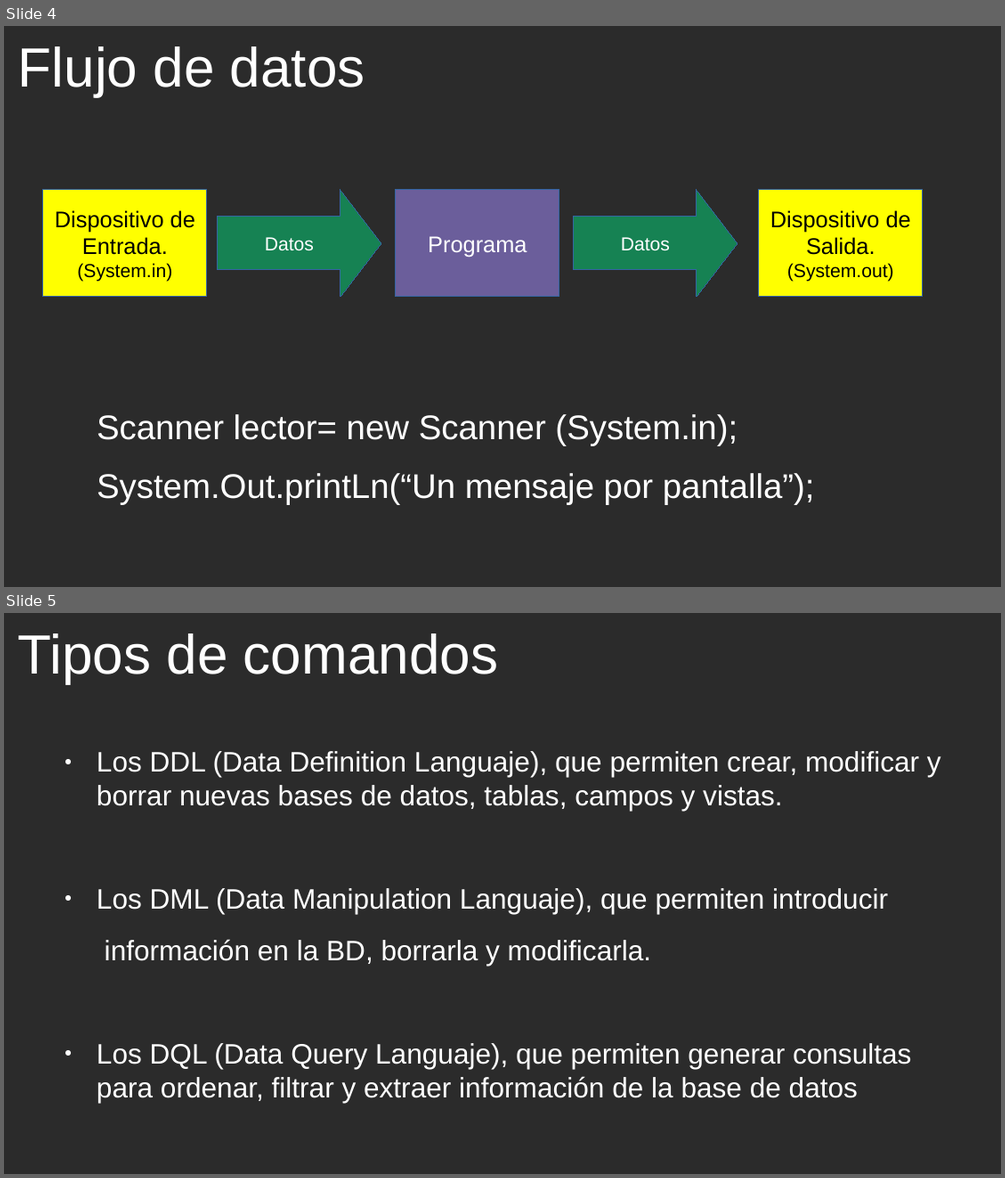
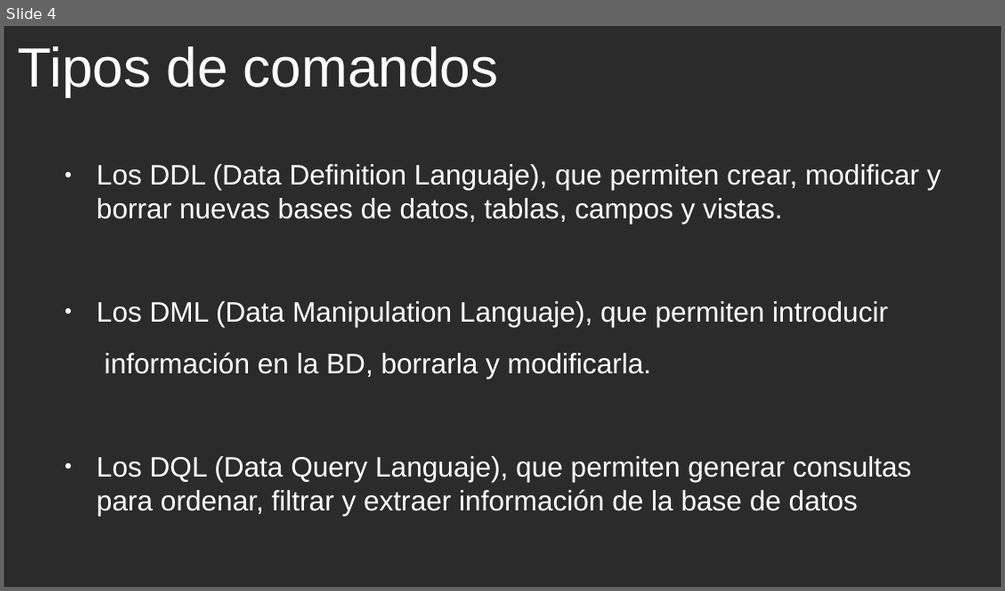
Before and after one commit to cmorenoruiz/ApuntesProgramacion, a slide deck: Unidad 13 Acceso a Bases de Datos/Acceso a BD Presentación para clase.odp. Shown one above the other, each under a label of ours: slides 4 and 5 before the commit, slide 4 after it. The pictures are 1005x1178 and 1005x591 pixels, drawn with LibreOffice and Linux fonts; fonts in the diff are those of the drawing; background and template pictures are left out; a plain dark background stands for a picture behind light text. Boxes give left, top, right and bottom in pixels: in the first picture for what was removed or moved away, otherwise in the second. Text is boxed around its words. In the diff, an @@ line names an element or a change of style, - is before the commit and + after.

```diff
--- a/Unidad 13 Acceso a Bases de Datos/Acceso a BD Presentación para clase.odp
+++ b/Unidad 13 Acceso a Bases de Datos/Acceso a BD Presentación para clase.odp
@@ slide 4 removed at bbox=[4, 26, 1001, 587], background picture (left out) @@
@@ title removed at bbox=[18, 46, 365, 97] @@
-Flujo de datos
@@ rectangle removed at bbox=[43, 190, 207, 297] @@
-Dispositivo de
-Entrada.
-(System.in)
@@ right arrow removed at bbox=[218, 190, 381, 297] @@
-Datos
@@ rectangle removed at bbox=[396, 190, 559, 297] @@
-Programa
@@ right arrow removed at bbox=[574, 190, 737, 297] @@
-Datos
@@ rectangle removed at bbox=[760, 190, 923, 297] @@
-Dispositivo de
-Salida.
-(System.out)
@@ text removed at bbox=[97, 414, 815, 505] @@
-Scanner lector= new Scanner (System.in);
-System.Out.printLn(“Un mensaje por pantalla”);
@@ what was slide 5 is now slide 4 @@
```
Also in this commit, not shown: 4 slides changed, 14 slides added.
